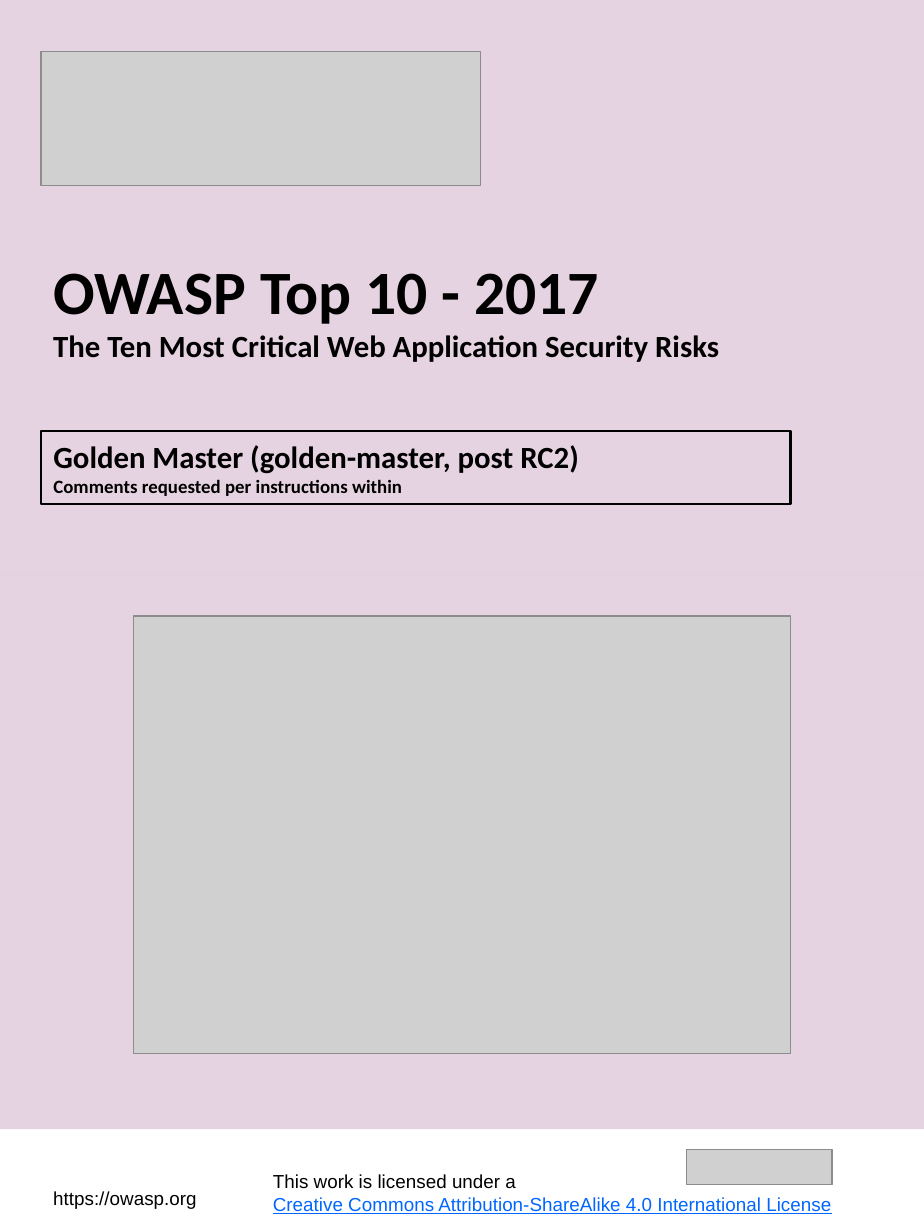
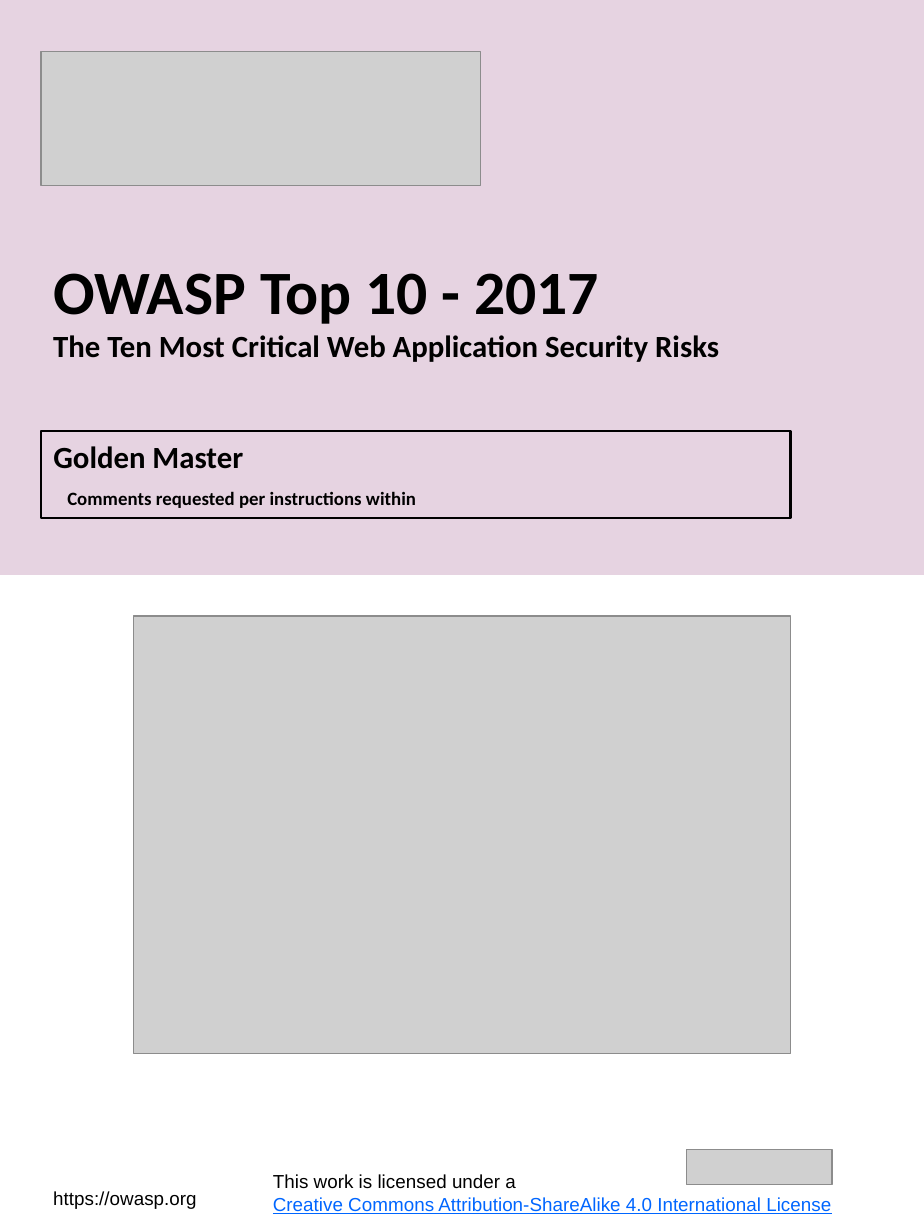
Before and after one commit to OWASP/Top10, a slide deck: slide 1 of 2017/OWASP Top 10 2017 GM (en).pptx. Drawn at 924x1232 pixels with LibreOffice and Linux fonts; fonts in the diff are those of the drawing; grey boxes stand for pictures. Boxes give left, top, right and bottom in pixels: in the first picture for what was removed or moved away, otherwise in the second. Text is boxed around its words. In the diff, an @@ line names an element or a change of style, - is before the commit and + after.

Commit message:
OWASP Top 10 2017 Golden Master
Regenerate final Golden Master docx, PDF, html, upload latest PPTX, etc.
General tidy up of Markdown.

```diff
--- a/2017/OWASP Top 10 2017 GM (en).pptx
+++ b/2017/OWASP Top 10 2017 GM (en).pptx
@@ rectangle "Golden Master Comments requested per ...": place and size @@
-rectangle "Golden Master Comments requested per ..." at box(41, 431, 790, 504)
+rectangle "Golden Master Comments requested per ..." at box(41, 431, 790, 519)
@@ text in rectangle at box(53, 446, 416, 508): text changed @@
-Golden Master (golden-master, post RC2)
-Comments requested per instructions within
+Golden Master
+Comments requested per instructions within
@@ rectangle removed at box(0, 575, 924, 1130) @@
```
Also in this commit, not shown: 26 other slides changed, 22 other files.
